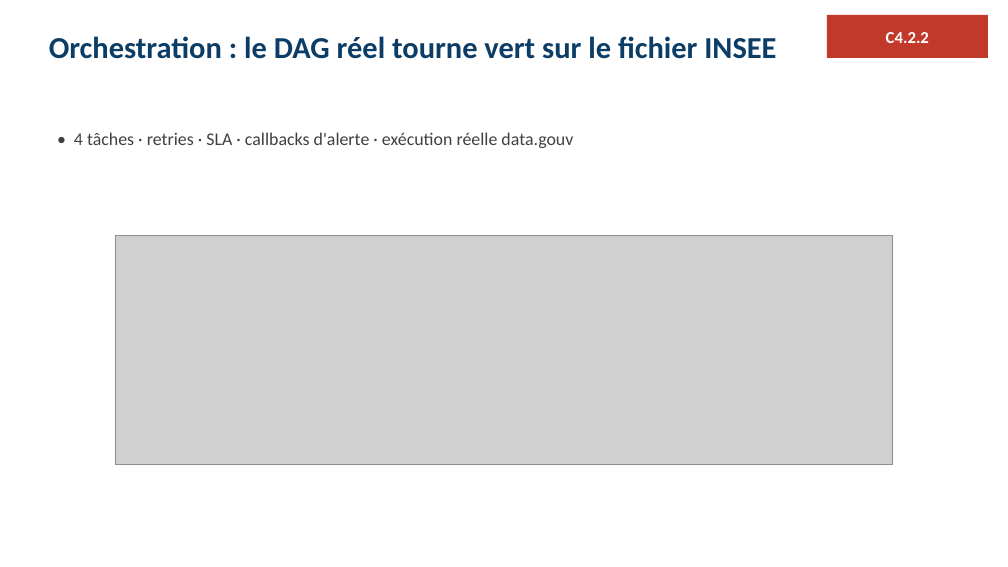
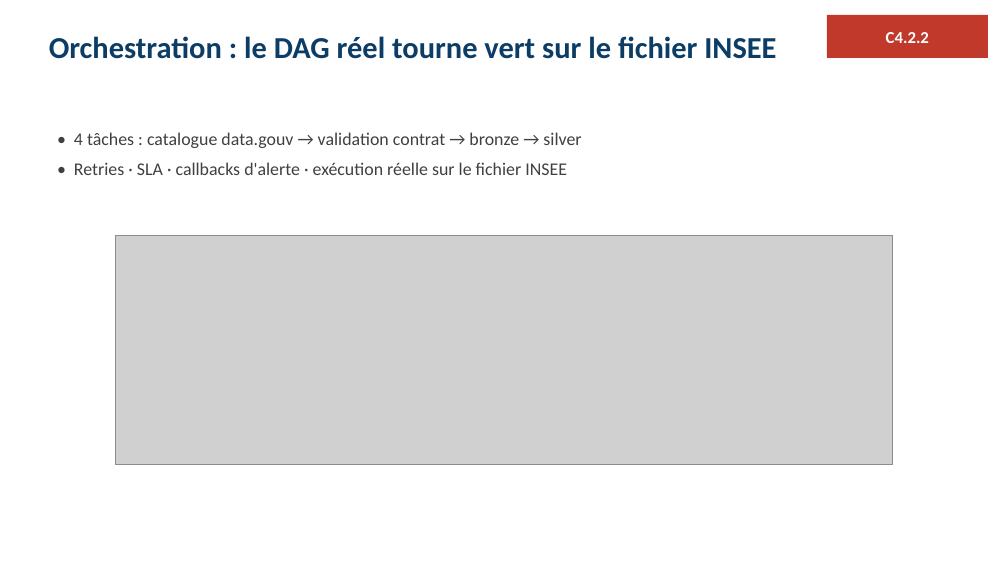
Before and after one commit to ratpiGene/ELT-Eckert, a slide deck: slide 9 of soutenance/support_eckert.pptx. Drawn at 1008x567 pixels with LibreOffice and Linux fonts; fonts in the diff are those of the drawing; grey boxes stand for pictures. Boxes give left, top, right and bottom in pixels: in the first picture for what was removed or moved away, otherwise in the second. Text is boxed around its words. In the diff, an @@ line names an element or a change of style, - is before the commit and + after.

```diff
--- a/soutenance/support_eckert.pptx
+++ b/soutenance/support_eckert.pptx
@@ text at [74,132,581,175]: text changed @@
-• 4 tâches · retries · SLA · callbacks d'alerte · exécution réelle data.gouv
+• 4 tâches : catalogue data.gouv → validation contrat → bronze → silver
+• Retries · SLA · callbacks d'alerte · exécution réelle sur le fichier INSEE
```
Also in this commit, not shown: 4 other slides changed, 1 other file.
